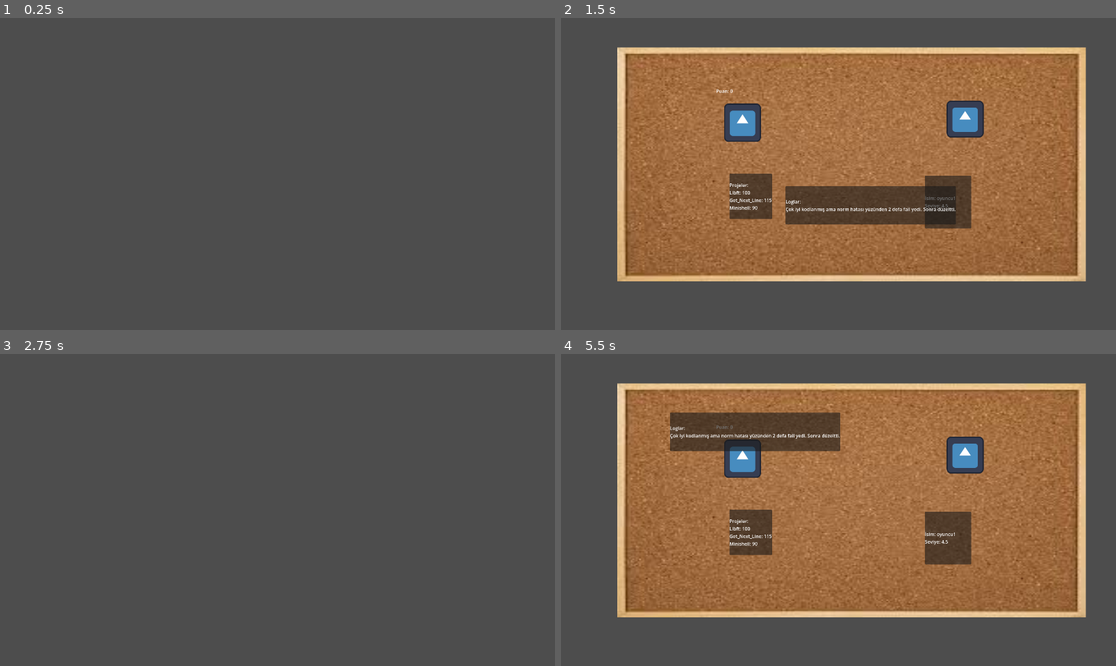
Above: before the commit, frames 1-4 (two rows, left to right).
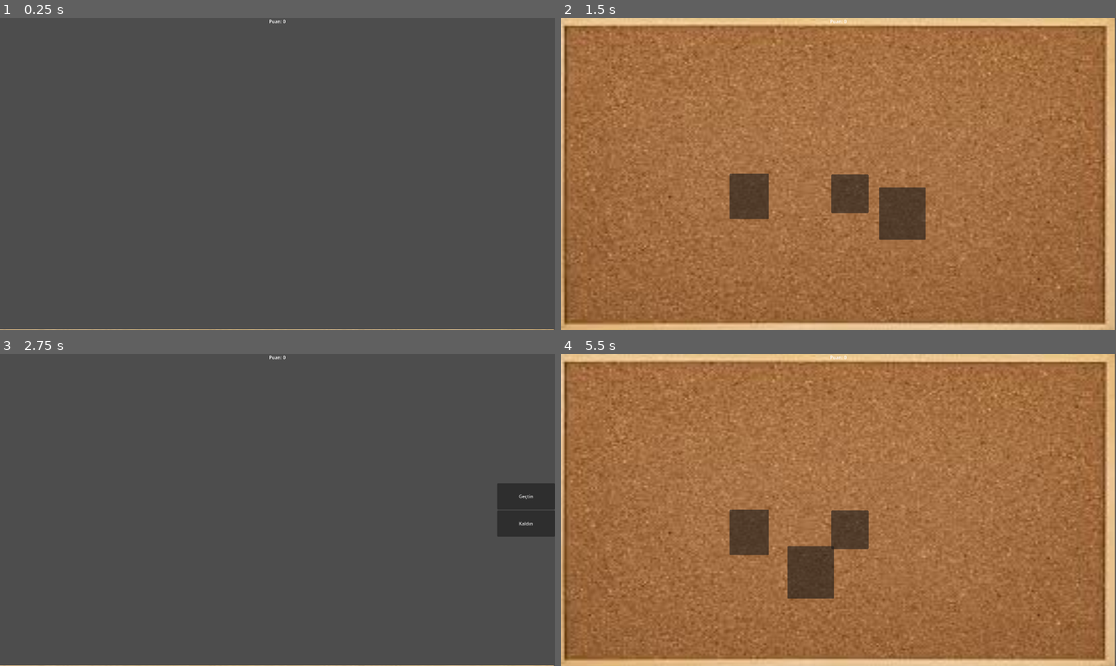
Above: after the commit, the same moments.

Repository: 06ergin06/cat_the_jam
Game: Godot game, scene res://scenes/MainWorld.tscn
Same seed, same stepped clock (60 frames per second), same inputs: the game is played once before the commit and once after it. This scene is started directly instead of the project's main scene. The engine's default icon, where the game draws it, is replaced by a stand-in: a white triangle on a blue panel in a dark square.
Inputs (mouse positions are in pixels of both pictures, inside the frame that each line leads up to):
- Up to frame 1 (0.25 s): no input
- Up to frame 2 (1.5 s): tap Enter at 0.5 s; move the mouse to (960, 158) at 0.52 s; hold F (etkilesim_masa) 0.53-1.25 s; click (960, 158) at 0.67 s; drag from (949, 202) to (810, 236) at 1.27 s
- Up to frame 3 (2.75 s): tap Space at 2 s; move the mouse to (188, 531) at 2.02 s; hold F (etkilesim_masa) from 2.03 s (still down); click (188, 531) at 2.17 s
- Up to frame 4 (5.5 s): release F (etkilesim_masa) at 2.75 s; click (1088, 497) at 2.75 s, where only the run after the commit has a clickable "Geçtin"; tap Enter at 3.5 s; drag from (810, 572) to (672, 463) at 3.52 s; tap Space at 4.25 s; move the mouse to (1005, 556) at 4.27 s; hold F (etkilesim_masa) 4.28-5 s; click (1005, 556) at 4.42 s; drag from (777, 563) to (755, 432) at 5.02 s

The runs differ from the first frame. In frame 1, 0.2% of the frame differs, in the area x 0-100%, y 0-100%; in frame 2, 51%; in frame 3, 2.0%; in frame 4, 54%.

Commit message:
game manager changed

Diff:
--- a/scenes/MainWorld.tscn
+++ b/scenes/MainWorld.tscn
@@ -1,7 +1,7 @@
 [gd_scene format=3 uid="uid://c3upxmmynfhnl"]
 
 [ext_resource type="Script" uid="uid://310e2gp40syr" path="res://script/mainworld.gd" id="1_78anr"]
-[ext_resource type="PackedScene" uid="uid://hmw4xw8thjs5" path="res://scenes/game_manager.tscn" id="1_nsf4n"]
+[ext_resource type="PackedScene" uid="uid://hmw4xw8thjs5" path="res://scenes/Table.tscn" id="1_nsf4n"]
 
 [node name="MainWorld" type="Node2D" unique_id=1776388874]
 script = ExtResource("1_78anr")
@@ -14,4 +14,37 @@
 [node name="Table" type="Node2D" parent="." unique_id=1753024674]
 position = Vector2(0, 1080)
 
-[node name="GameManager" parent="Table" unique_id=315808563 instance=ExtResource("1_nsf4n")]
+[node name="Table" parent="Table" unique_id=315808563 instance=ExtResource("1_nsf4n")]
+
+[node name="TextUI" type="CanvasLayer" parent="." unique_id=2084972072]
+
+[node name="Answerbox" type="VBoxContainer" parent="TextUI" unique_id=1331299869]
+anchors_preset = 6
+anchor_left = 1.0
+anchor_top = 0.5
+anchor_right = 1.0
+anchor_bottom = 0.5
+offset_left = -200.0
+offset_top = -92.0
+offset_bottom = 92.0
+grow_horizontal = 0
+grow_vertical = 2
+
+[node name="BtnOk" type="Button" parent="TextUI/Answerbox" unique_id=278464143]
+custom_minimum_size = Vector2(200, 90)
+layout_mode = 2
+text = "Geçtin"
+
+[node name="BtnNo" type="Button" parent="TextUI/Answerbox" unique_id=1123886421]
+custom_minimum_size = Vector2(200, 90)
+layout_mode = 2
+text = "Kaldın"
+
+[node name="ScoreLabel" type="Label" parent="TextUI" unique_id=1161366406]
+anchors_preset = 5
+anchor_left = 0.5
+anchor_right = 0.5
+offset_left = -20.0
+offset_right = 20.0
+offset_bottom = 23.0
+grow_horizontal = 2
--- a/scenes/game_manager.tscn
+++ b/scenes/Table.tscn
@@ -2,10 +2,9 @@
 
 [ext_resource type="Script" uid="uid://bpfk4tbeukwpa" path="res://script/game_manager.gd" id="1_70yv6"]
 [ext_resource type="Texture2D" uid="uid://ddio6m77qm4o8" path="res://assets/images.jpg" id="2_o2178"]
-[ext_resource type="Texture2D" uid="uid://cm5j6oetpi7ve" path="res://assets/icon.svg" id="3_d5upp"]
 [ext_resource type="Script" uid="uid://b2fo6p3pioxt6" path="res://script/card_sc.gd" id="4_d5upp"]
 
-[node name="GameManager" type="Control" unique_id=315808563]
+[node name="Table" type="Control" unique_id=315808563]
 layout_mode = 3
 anchors_preset = 15
 anchor_right = 1.0
@@ -16,34 +15,11 @@
 
 [node name="BackGround" type="TextureRect" parent="." unique_id=304831816]
 layout_mode = 0
-offset_left = 194.0
-offset_top = 102.0
-offset_right = 1816.0199
-offset_bottom = 912.0
+offset_left = -23.0
+offset_top = -2.0
+offset_right = 1917.0
+offset_bottom = 1085.0
 texture = ExtResource("2_o2178")
-
-[node name="OkArea" type="TextureRect" parent="." unique_id=1716965302]
-layout_mode = 0
-offset_left = 1334.0
-offset_top = 286.0
-offset_right = 1462.0
-offset_bottom = 414.0
-texture = ExtResource("3_d5upp")
-
-[node name="NoArea" type="TextureRect" parent="." unique_id=1749578056]
-layout_mode = 0
-offset_left = 564.0
-offset_top = 296.0
-offset_right = 692.0
-offset_bottom = 429.0
-texture = ExtResource("3_d5upp")
-
-[node name="ScoreLabel" type="Label" parent="." unique_id=539414484]
-layout_mode = 0
-offset_left = 537.0
-offset_top = 241.0
-offset_right = 1537.0
-offset_bottom = 272.0
 
 [node name="Cards" type="Control" parent="." unique_id=50886936]
 anchors_preset = 0
--- a/script/game_manager.gd
+++ b/script/game_manager.gd
@@ -1,87 +1,22 @@
-extends Control
-
-@onready var ok_area = $OkArea
-@onready var no_area = $NoArea
-@onready var score_label = $ScoreLabel
+extends Control # veya Node2D (sahnenin kök düğümü neyse)
 
 @onready var profile_card = $Cards/ProfileCard
 @onready var project_card = $Cards/ProjectCard
 @onready var feedback_card = $Cards/LogCard
 
-var score : int = 0
-var current_student : Dictionary = {}
+func _ready():
+	# Sürükle bırak mantığı DraggableCard betiklerinde kendi kendine çalışacak.
+	# Burada ekstra bir sinyal dinlememize gerek kalmadı.
+	pass
 
-# Detaylandırılmış sahte API verisi (42 konseptine uygun)
-var dummy_api_data = [
-	{
-		"isim": "oyuncu1", "level": 4.5, "passed": true,
-		"projeler": "Libft: 100\nGet_Next_Line: 115\nMinishell: 90",
-		"feedback": "Çok iyi kodlanmış ama norm hatası yüzünden 2 defa fail yedi. Sonra düzeltti."
-	},
-	{
-		"isim": "oyuncu2", "level": 1.2, "passed": false,
-		"projeler": "Libft: 0\nBorn2beroot: 0",
-		"feedback": "Piscine'den sonra okula hiç gelmedi. Peer değerlendirmelerine katılmıyor."
-	}
-]
+# MainWorld tarafından yeni öğrenci geldiğinde çağrılacak
+func update_cards(student_data: Dictionary):
+	# Kartların içindeki yazıları (Label) güncelliyoruz.
+	profile_card.get_node("Label").text = "İsim: " + student_data["isim"] + "\nSeviye: " + str(student_data["level"])
+	project_card.get_node("Label").text = "Projeler:\n" + student_data["projeler"]
+	feedback_card.get_node("Label").text = "Loglar:\n" + student_data["feedback"]
 
-func _ready():
-	# Tüm kartların 'card_dropped' sinyallerini bu betikteki fonksiyona bağlıyoruz
+	# Kartları başlangıç pozisyonlarına geri gönder (Dağınıklığı topla)
 	for card in $Cards.get_children():
-		card.card_dropped.connect(_on_card_dropped)
-
-	start_game()
-
-func start_game():
-	score = 0
-	update_score_ui()
-	load_next_student()
-
-func load_next_student():
-	current_student = dummy_api_data.pick_random()
-
-	# Kartların içindeki yazıları (Label) güncelliyoruz.
-	# Not: Kartların içine Label eklediğini ve adlarının "Label" olduğunu varsayıyorum.
-	profile_card.get_node("Label").text = "İsim: " + current_student["isim"] + "\nSeviye: " + str(current_student["level"])
-	project_card.get_node("Label").text = "Projeler:\n" + current_student["projeler"]
-	feedback_card.get_node("Label").text = "Loglar:\n" + current_student["feedback"]
-
-	# Kartları başlangıç pozisyonlarına geri gönder
-	for card in $Cards.get_children():
-		card.reset_position()
-
-func _on_card_dropped(card):
-	# Eğer bırakılan kart Profil kartı değilse umursama (panoda kalmaya devam etsin)
-	if not card.is_profile_card:
-		return
-
-	# Kartın merkez noktasını bul
-	var card_center = card.global_position + (card.size / 2)
-
-	# Merkez noktası Geçti Alanı'nın içinde mi?
-	if ok_area.get_global_rect().has_point(card_center):
-		check_guess(true)
-	# Merkez noktası Kaldı Alanı'nın içinde mi?
-	elif no_area.get_global_rect().has_point(card_center):
-		check_guess(false)
-
-func check_guess(player_guess_passed: bool):
-	if player_guess_passed == current_student["passed"]:
-		# Doğru Bildi
-		score += 10
-		update_score_ui()
-		# Hafif bir bekleyişten sonra yeni öğrenci
-		await get_tree().create_timer(0.5).timeout
-		load_next_student()
-	else:
-		# Yanlış Bildi
-		game_over()
-
-func game_over():
-	# Basit bir Game Over mantığı
-	score_label.text = "YANLIŞ BİLDİN!\nSon Skor: " + str(score)
-	await get_tree().create_timer(2.0).timeout
-	start_game()
-
-func update_score_ui():
-	score_label.text = "Puan: " + str(score)
+		if card.has_method("reset_position"):
+			card.reset_position()
--- a/script/mainworld.gd
+++ b/script/mainworld.gd
@@ -1,63 +1,128 @@
 extends Node2D
 
-# Sahne üzerindeki düğümleri senin isimlendirmene göre koda bağlıyoruz
-@onready var camera = $PlayerCamera # Eğer küçük harfle 'camera' yazdıysan burayı $camera yapmalısın
-@onready var table = $Table
+@onready var camera = $PlayerCamera
+@onready var masa_alani = $Table
 
-# Geçiş durumlarını kontrol eden değişkenler
+# Arayüz Butonları ve Skor
+@onready var karar_paneli = $TextUI/Answerbox
+@onready var btn_gecti = $TextUI/Answerbox/BtnOk
+@onready var btn_kaldi = $TextUI/Answerbox/BtnNo
+@onready var score_label = $TextUI/ScoreLabel # <-- UI'a bir ScoreLabel eklemeyi unutma!
+
 var masa_acik_mi: bool = false
 var is_animating: bool = false
+var masaya_bakildi: bool = false
 
-# Kamera konumları (Ekran çözünürlüğünüz 1920x1080 ise aşağıyı ona göre ayarla)
-const CAMERA_YUKARI_Y = 0.0      # NPC'ye (karşıya) bakış pozisyonu
-const CAMERA_ASAGI_Y = 1080.0    # Masaya (aşağıya) bakış pozisyonu
+const CAMERA_YUKARI_Y = 0.0
+const CAMERA_ASAGI_Y = 1080.0 # Kendi ekran çözünürlüğüne göre ayarla (örn: 648)
+
+# --- OYUN DEĞİŞKENLERİ ---
+var score : int = 0
+var current_student : Dictionary = {}
+
+var dummy_api_data = [
+	{
+		"isim": "oyuncu1", "level": 4.5, "passed": true,
+		"projeler": "Libft: 100\nGet_Next_Line: 115\nMinishell: 90",
+		"feedback": "Çok iyi kodlanmış ama norm hatası yüzünden 2 defa fail yedi. Sonra düzeltti."
+	},
+	{
+		"isim": "oyuncu2", "level": 1.2, "passed": false,
+		"projeler": "Libft: 0\nBorn2beroot: 0",
+		"feedback": "Piscine'den sonra okula hiç gelmedi. Peer değerlendirmelerine katılmıyor."
+	}
+]
 
 func _ready():
-	# Oyun başladığında kameranın kesinlikle yukarıda (NPC'de) olmasını sağlıyoruz
 	camera.position.y = CAMERA_YUKARI_Y
-
-	# Oyun ilk başladığında masadaki kartların yanlışlıkla tıklanmasını önle
 	set_masa_etkilesimi(false)
 
+	btn_gecti.pressed.connect(_on_btn_gecti_pressed)
+	btn_kaldi.pressed.connect(_on_btn_kaldi_pressed)
+
+	start_game()
+
 func _input(event):
-	# Oyuncu F tuşuna bastığında ve kamera halihazırda hareket etmiyorsa geçiş yap
 	if event.is_action_pressed("etkilesim_masa") and not is_animating:
 		toggle_view()
 
 func toggle_view():
-	# Durumu tersine çeviriyoruz (Açıksa kapat, kapalıysa aç)
 	masa_acik_mi = !masa_acik_mi
-	is_animating = true # Animasyon kilidini aktif et (Spam yapılmasın)
+	is_animating = true
 
-	# Yumuşak geçiş için yeni bir Tween oluşturuyoruz
+	if masa_acik_mi:
+		masaya_bakildi = true
+		karar_paneli.hide()
+
 	var tween = get_tree().create_tween()
 
 	if masa_acik_mi:
-		# --- MASAYA (AŞAĞIYA) İNİŞ ANİMASYONU ---
 		tween.tween_property(camera, "position:y", CAMERA_ASAGI_Y, 0.5)\
 			.set_trans(Tween.TRANS_QUAD).set_ease(Tween.EASE_IN_OUT)
 	else:
-		# --- NPC'YE (YUKARIYA) ÇIKIŞ ANİMASYONU ---
-		# Masa etkileşimini kamera yukarı çıkmaya başladığı an kapatıyoruz
 		set_masa_etkilesimi(false)
-
 		tween.tween_property(camera, "position:y", CAMERA_YUKARI_Y, 0.5)\
 			.set_trans(Tween.TRANS_QUAD).set_ease(Tween.EASE_IN_OUT)
 
-	# Kamera hedef noktaya ulaştığında bu fonksiyonu çalıştır
 	tween.tween_callback(_on_transition_finished)
 
 func _on_transition_finished():
-	is_animating = false # Animasyon bitti, kilidi kaldır
+	is_animating = false
 
 	if masa_acik_mi:
-		# Kamera tamamen aşağı indiğinde masa üzerindeki kartları tıklanabilir yap
 		set_masa_etkilesimi(true)
+	else:
+		if masaya_bakildi:
+			karar_paneli.show()
 
-# Masaya bakmıyorken kartların arkadan tıklanmasını engelleyen yardımcı fonksiyon
+# --- OYUN DÖNGÜSÜ (GAME LOOP) ---
+
+func start_game():
+	score = 0
+	update_score_ui()
+	yeni_ogrenci_geldi()
+
+func yeni_ogrenci_geldi():
+	masaya_bakildi = false
+	karar_paneli.hide()
+
+	# Rastgele yeni öğrenci seç
+	current_student = dummy_api_data.pick_random()
+
+	# Masa sahnesine "Şu verileri kartlara yaz" komutu gönderiyoruz
+	if masa_alani.has_method("update_cards"):
+		masa_alani.update_cards(current_student)
+
+func _on_btn_gecti_pressed():
+	karar_kontrol(true)
+
+func _on_btn_kaldi_pressed():
+	karar_kontrol(false)
+
+func karar_kontrol(oyuncu_karari: bool):
+	karar_paneli.hide()
+
+	if oyuncu_karari == current_student["passed"]:
+		# DOĞRU BİLDİ
+		score += 10
+		update_score_ui()
+		yeni_ogrenci_geldi()
+	else:
+		# YANLIŞ BİLDİ
+		game_over()
+
+func game_over():
+	# İstersen buraya bir kırmızı "Game Over" yazısı çıkartan panel ekleyebilirsin
+	print("YANLIŞ KARAR! Oyun Başa Sarıyor...")
+	start_game()
+
+func update_score_ui():
+	# Skoru TextUI içindeki Label'a yazdır
+	score_label.text = "Puan: " + str(score)
+
 func set_masa_etkilesimi(active: bool):
-	if table is Control:
+	if masa_alani is Control:
 		if active:
-			table.mouse_filter = Control.MOUSE_FILTER_PASS
+			masa_alani.mouse_filter = Control.MOUSE_FILTER_PASS
 		else:
-			table.mouse_filter = Control.MOUSE_FILTER_IGNORE
+			masa_alani.mouse_filter = Control.MOUSE_FILTER_IGNORE
